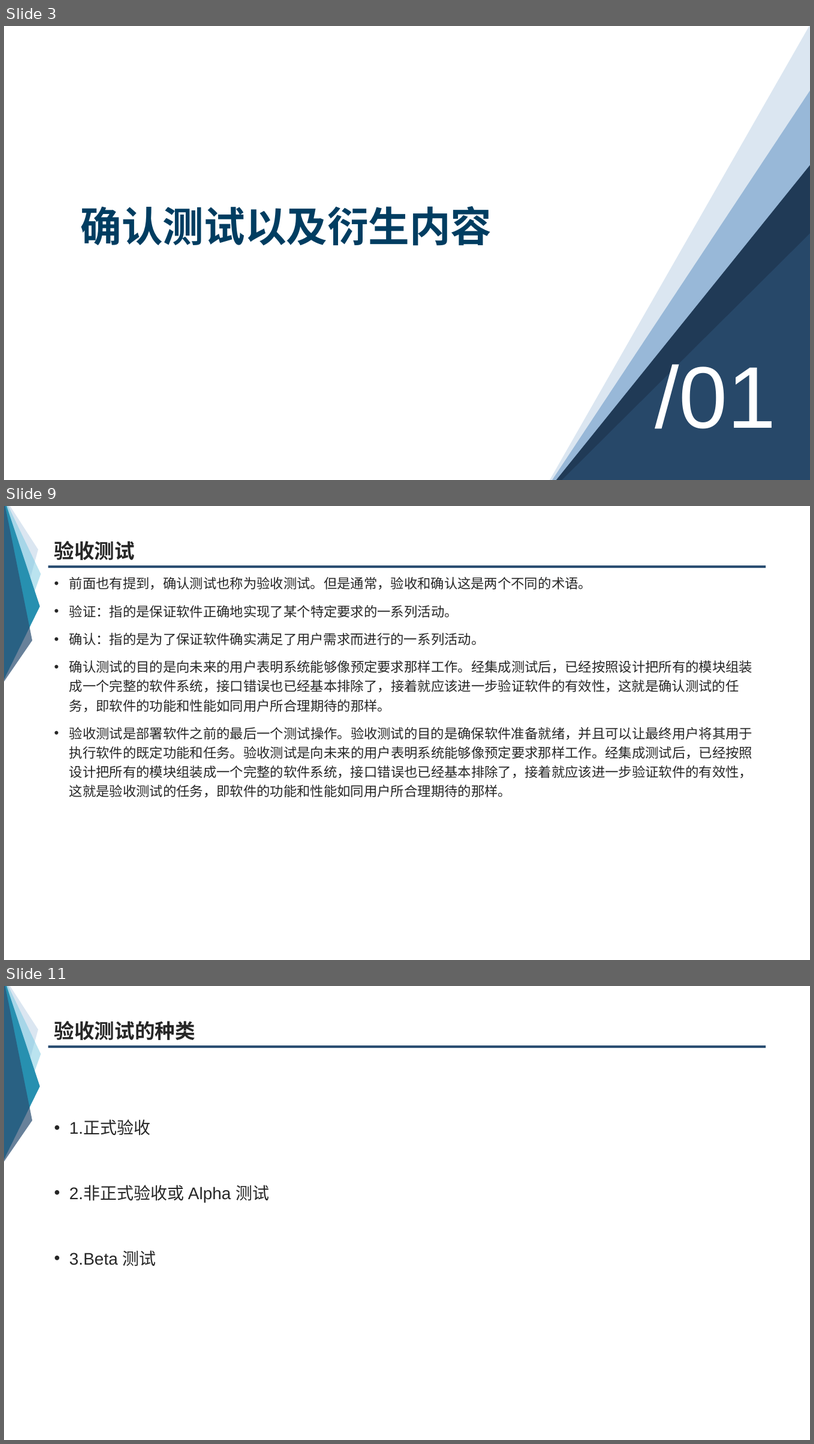
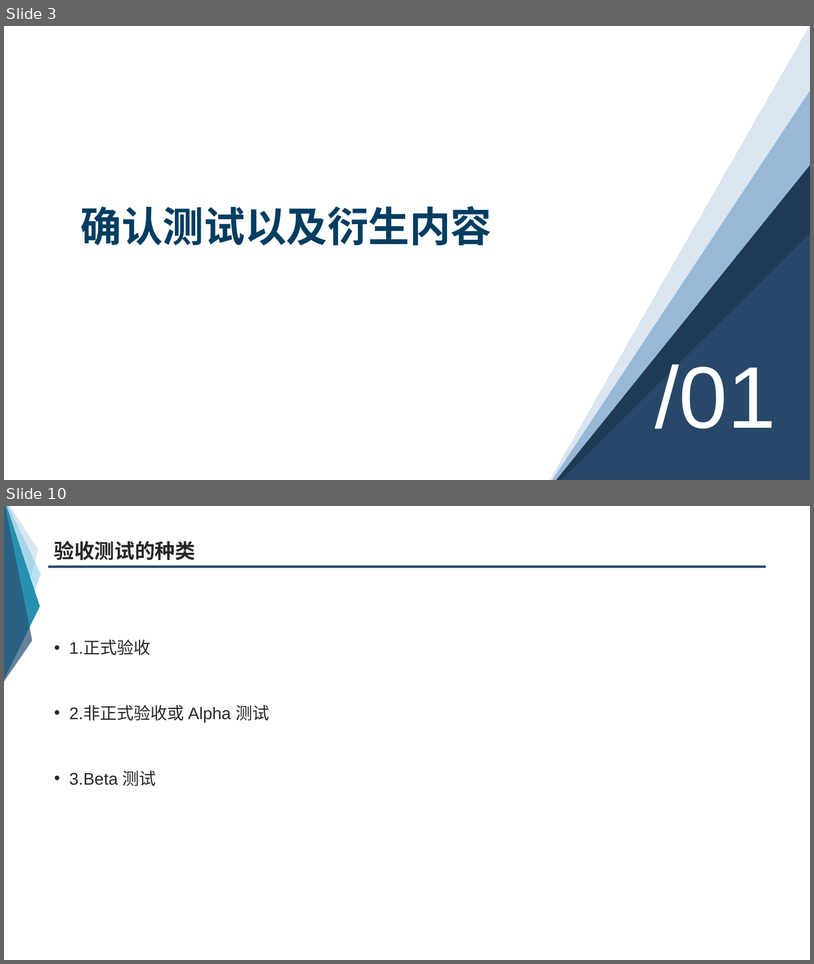
Before and after one commit to group-fourteen/G14-, a slide deck: 翻转课堂/7.5确认测试.ppt. Shown one above the other, each under a label of ours: slides 3, 9 and 11 before the commit, slides 3 and 10 after it; the slides between them are not shown. The pictures are 814x1444 and 814x964 pixels, drawn with LibreOffice and Linux fonts; fonts in the diff are those of the drawing. Boxes give left, top, right and bottom in pixels: in the first picture for what was removed or moved away, otherwise in the second. Text is boxed around its words. In the diff, an @@ line names an element or a change of style, - is before the commit and + after.

```diff
--- a/翻转课堂/7.5确认测试.ppt
+++ b/翻转课堂/7.5确认测试.ppt
@@ slide 9 removed at <box>4,506,810,960</box>, background #FFFFFF; not listed: 5 template elements that a slide beside it also shows @@
@@ title removed at <box>54,541,135,560</box> @@
-验收测试
@@ text removed at <box>69,577,753,797</box> @@
-• 前面也有提到，确认测试也称为验收测试。但是通常，验收和确认这是两个不同的术语。
-• 验证：指的是保证软件正确地实现了某个特定要求的一系列活动。
-• 确认：指的是为了保证软件确实满足了用户需求而进行的一系列活动。
-• 确认测试的目的是向未来的用户表明系统能够像预定要求那样工作。经集成测试后，已经按照设计把所有的模块组装成一个完整的软件系统，接口错误也已经基本排除了，接着就应该进一步验证软件的有效性，这就是确认测试的任务，即软件的功能和性能如同用户所合理期待的那样。
-• 验收测试是部署软件之前的最后一个测试操作。验收测试的目的是确保软件准备就绪，并且可以让最终用户将其用于执行软件的既定功能和任务。验收测试是向未来的用户表明系统能够像预定要求那样工作。经集成测试后，已经按照设计把所有的模块组装成一个完整的软件系统，接口错误也已经基本排除了，接着就应该进一步验证软件的有效性，这就是验收测试的任务，即软件的功能和性能如同用户所合理期待的那样。
@@ what was slide 11 is now slide 10 @@
```
Also in this commit, not shown: 21 slides changed.
